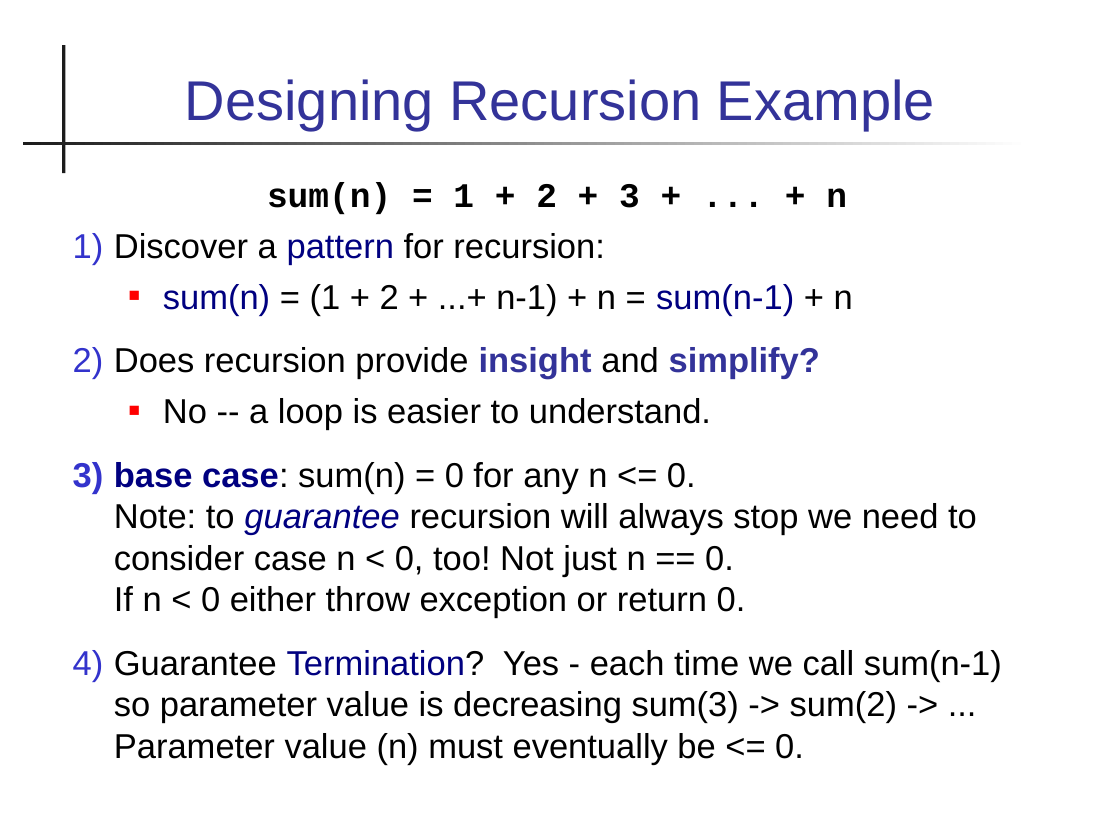
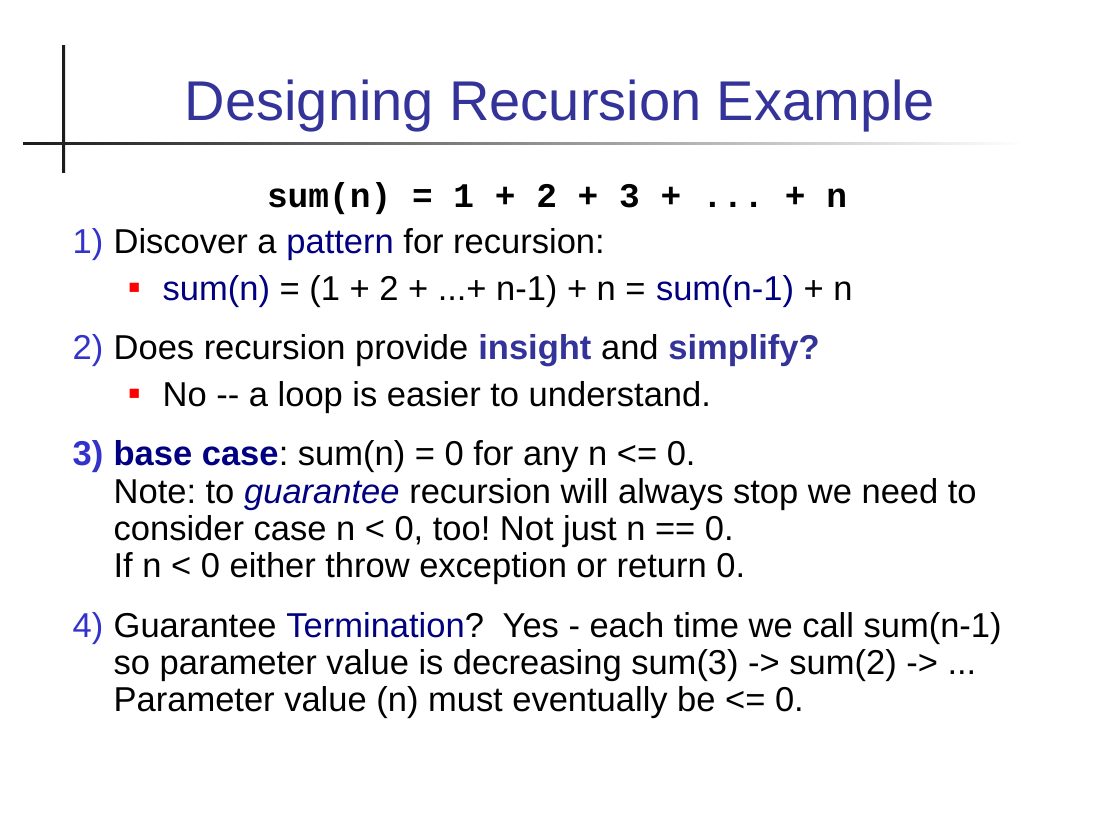
Before and after one commit to skeoop/skeoop.github.io, a slide deck: slide 11 of recursion/Recursion.ppt. Drawn at 1120x840 pixels with LibreOffice and Linux fonts; fonts in the diff are those of the drawing. Boxes give left, top, right and bottom in pixels: in the first picture for what was removed or moved away, otherwise in the second. Text is boxed around its words. In the diff, an @@ line names an element or a change of style, - is before the commit and + after.

Commit message:
correct error in recursion slides

```diff
--- a/recursion/Recursion.ppt
+++ b/recursion/Recursion.ppt
@@ text "sum(n) = 1 + 2 ..." at box(114, 182, 1002, 718): line spacing 1 to 0.9; indent changed @@
```
Also in this commit, not shown: 7 other slides changed, 1 other file.
